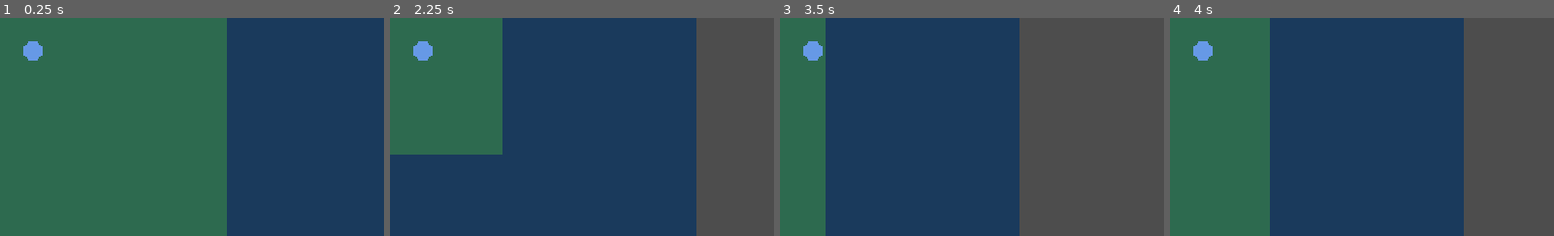
Above: before the commit, frames 1-4 (left to right).
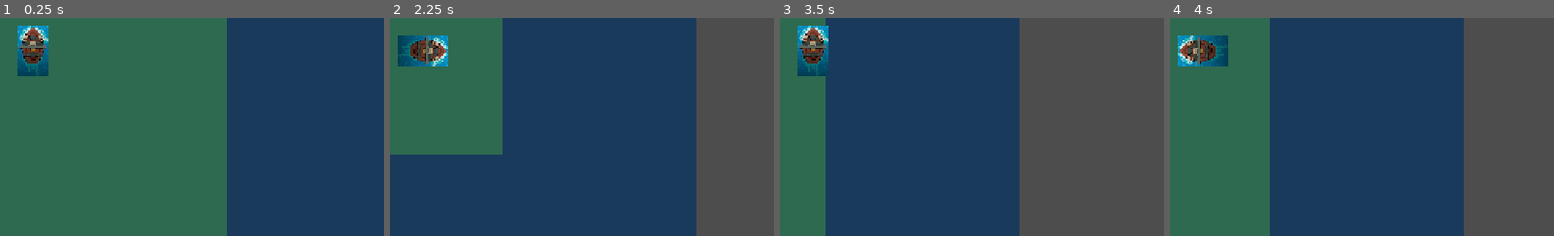
Above: after the commit, the same moments.

Repository: Drworm82/PirateClaude
Game: Godot game, scene res://scenes/dungeon.tscn
Same seed, same stepped clock (60 frames per second), same inputs: the game is played once before the commit and once after it. This scene is started directly instead of the project's main scene.
Inputs (mouse positions are % of the whole screen's width and height, from its top left):
- Up to frame 1 (0.25 s): no input
- Up to frame 2 (2.25 s): tap Enter at 0.5 s; move the mouse to (72, 45) at 0.52 s; hold D (move_right) 0.53-1.28 s; click (72, 45) at 0.67 s; move the mouse to (29, 55) at 1.27 s; hold S (move_down) 1.28-2.03 s; move the mouse to (60, 28) at 2.02 s; hold D (move_right) from 2.03 s (still down)
- Up to frame 3 (3.5 s): move the mouse to (45, 70) at 2.77 s; release D (move_right) at 2.78 s; hold W (move_up) from 2.78 s (still down); click (45, 70) at 2.92 s
- Up to frame 4 (4 s): move the mouse to (80, 65) at 3.52 s; release W (move_up) at 3.53 s; hold A (move_left) from 3.53 s (still down)
The pictures show only the part of the screen within x 45-95%, y 42-92%; the shares and areas given below are measured in that part.

The runs differ from the first frame. In frame 1, 1.9% of the frame differs, in the area x 4-13%, y 3-27%; in frame 2, 1.9%; in frame 3, 1.8%; in frame 4, 1.9%.

Commit message:
sprint 5 - mapa jugable con assets

Diff:
--- a/scenes/player.tscn
+++ b/scenes/player.tscn
@@ -1,18 +1,18 @@
-[gd_scene load_steps=3 format=3 uid="uid://b_player"]
+[gd_scene format=3 uid="uid://bfmo6ho6vcsyl"]
 
-[ext_resource type="Script" path="res://scripts/player.gd" id="1_player"]
+[ext_resource type="Script" uid="uid://dx2vfahbov8ax" path="res://scripts/player.gd" id="1_player"]
+[ext_resource type="Texture2D" uid="uid://13pfrgk7g4d8" path="res://assets/sprites/pirates.webp" id="2_pirates"]
 
 [sub_resource type="CircleShape2D" id="CircleShape2D_1"]
 radius = 8.0
 
-[node name="Player" type="CharacterBody2D"]
-collision_layer = 1
-collision_mask = 1
+[node name="Player" type="CharacterBody2D" unique_id=599814967]
 script = ExtResource("1_player")
 
-[node name="CollisionShape2D" type="CollisionShape2D" parent="."]
+[node name="CollisionShape2D" type="CollisionShape2D" parent="." unique_id=517658103]
 shape = SubResource("CircleShape2D_1")
 
-[node name="Sprite2D" type="Sprite2D" parent="."]
-modulate = Color(0.3, 0.6, 0.9, 1)
-scale = Vector2(16, 16)
+[node name="Sprite2D" type="Sprite2D" parent="." unique_id=456414826]
+texture = ExtResource("2_pirates")
+region_enabled = true
+region_rect = Rect2(711.0001, 832, 205, 332.00012)
--- a/scripts/player.gd
+++ b/scripts/player.gd
@@ -6,8 +6,14 @@
 var bounds_min: Vector2 = Vector2.ZERO
 var bounds_max: Vector2 = Vector2(1280, 1280)
 
-func _draw() -> void:
-	draw_circle(Vector2.ZERO, 16.0, Color(0.4, 0.6, 0.9))
+func _ready() -> void:
+	var texture := load("res://assets/sprites/pirates.webp")
+	if texture:
+		var sprite := $Sprite2D
+		sprite.texture = texture
+		sprite.region_enabled = true
+		sprite.region_rect = Rect2(711, 832, 205, 332)
+		sprite.scale = Vector2(0.25, 0.25)
 
 func _physics_process(_delta: float) -> void:
 	if not can_move:
@@ -20,6 +26,9 @@
 	position.x = clamp(position.x, bounds_min.x + 16, bounds_max.x - 16)
 	position.y = clamp(position.y, bounds_min.y + 16, bounds_max.y - 16)
 
+	if direction != Vector2.ZERO:
+		rotation = direction.angle() + PI / 2.0
+
 func exit_dungeon() -> void:
 	can_move = false
 	velocity = Vector2.ZERO
Binary file added: assets/sprites/pirates.webp
Not shown, added: assets/sprites/pirates.webp.import
